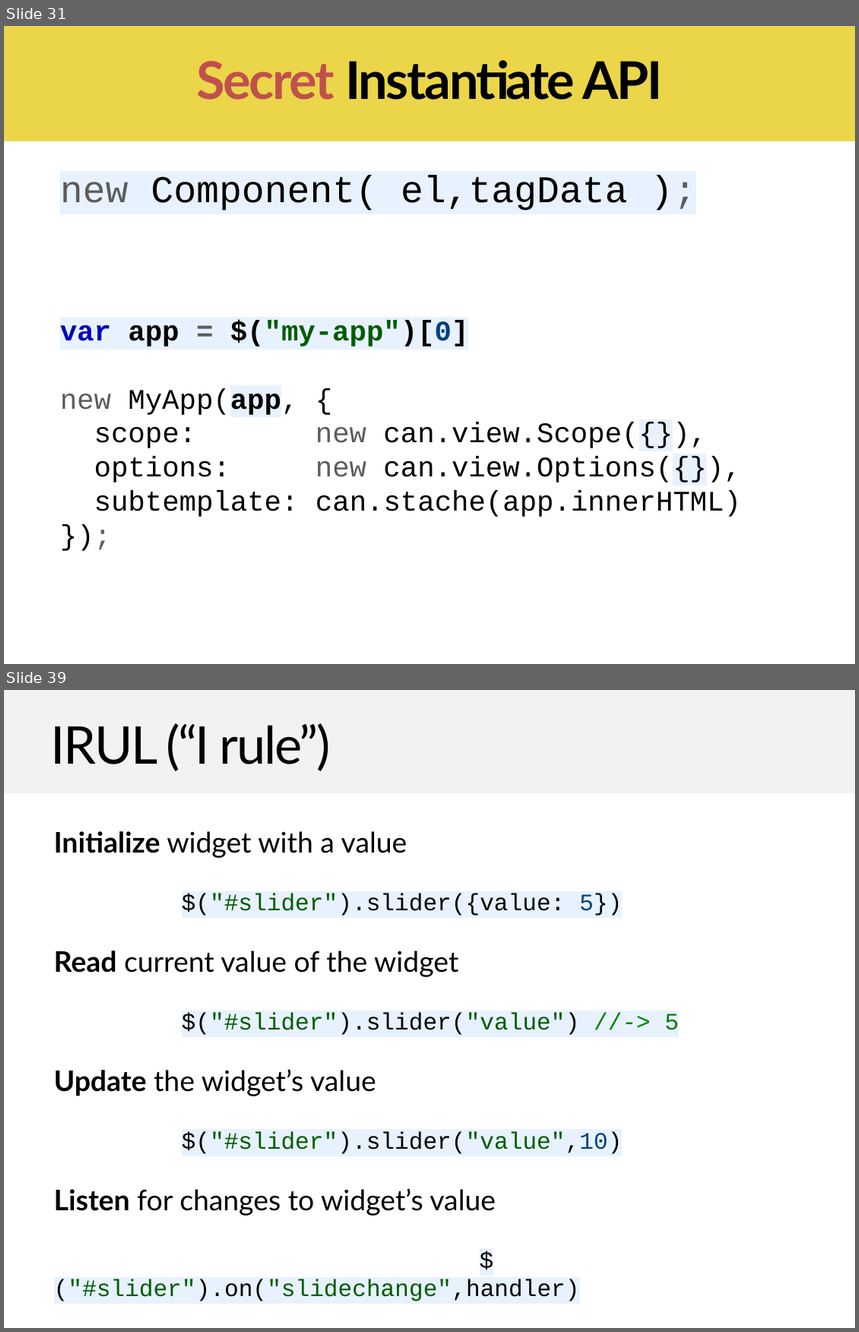
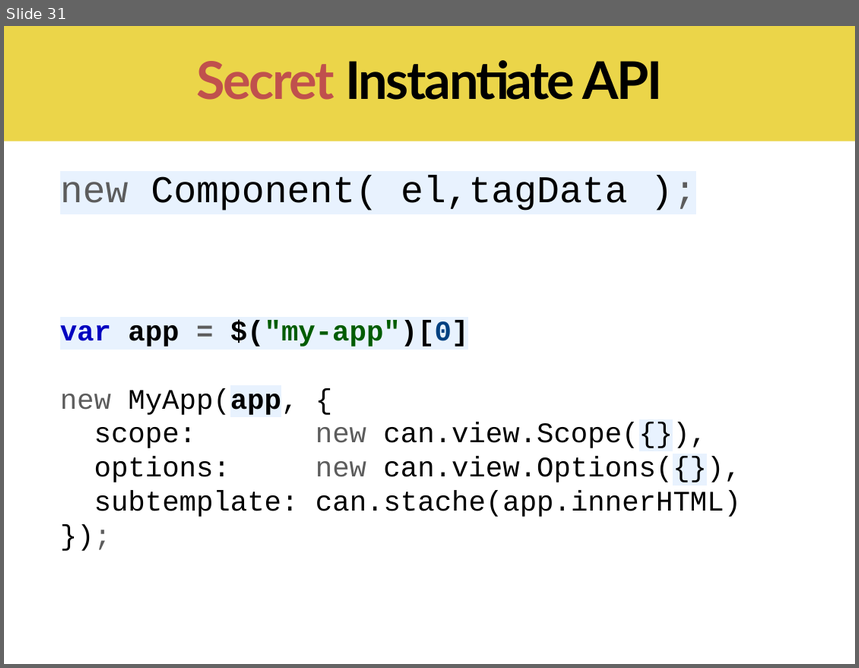
Before and after one commit to canjs/can-meetup, a slide deck: 6_component/canjs-component.pptx. Shown one above the other, each under a label of ours: slides 31 and 39 before the commit, slide 31 after it; the slides between them are not shown. The pictures are 859x1332 and 859x668 pixels, drawn with LibreOffice and Linux fonts; fonts in the diff are those of the drawing. Boxes give left, top, right and bottom in pixels: in the first picture for what was removed or moved away, otherwise in the second. Text is boxed around its words. In the diff, an @@ line names an element or a change of style, - is before the commit and + after.

```diff
--- a/6_component/canjs-component.pptx
+++ b/6_component/canjs-component.pptx
@@ slide 39 removed at (4,690,855,1328), background #FFFFFF @@
@@ rectangle removed at (4,690,855,793) @@
@@ text removed at (51,723,331,771) @@
-IRUL (“I rule”)
@@ text removed at (54,831,680,1302) @@
-Initialize widget with a value
-$("#slider").slider({value: 5})
-Read current value of the widget
-$("#slider").slider("value") //-> 5
-Update the widget’s value
-    $("#slider").slider("value",10)
-Listen for changes to widget’s value
-$("#slider").on("slidechange",handler)
```
Also in this commit, not shown: 7 slides changed, 6 slides added, 19 other slides removed, 16 other files.
